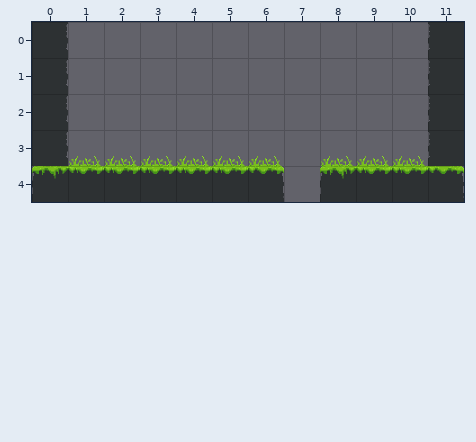
Two states of a Tiled map, android/assets/maps/testmap2.tmx. The picture above was drawn from the file before the commit.
Cells are 64x64 px. Shown: x 0..11, y 0..4.
Once edited:
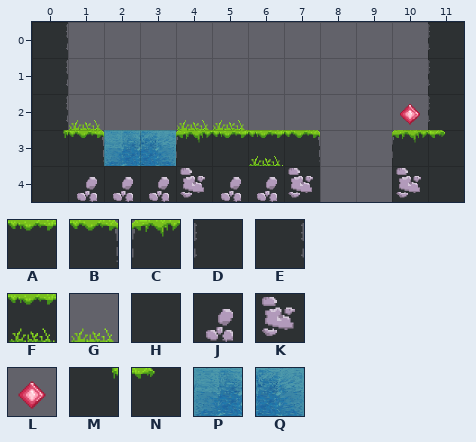
Key: from "MyTiles_64x64": A 0, B 1, C 2, D 3, E 5, F 26, G 28, H 32, J 47, K 48, L 50, M 60, N 63; from "water": P 0, Q 2.
_ is an empty cell, . an unchanged one.
The edit:
--- layer "map"
@@ x 0..11 @@
-2 ._..__...._.
-3 EGGGGGG_GGGD
-4 CAAAAAB_CAAB
+2 .G..GG....L.
+3 MBPQCAFB__CN
+4 HJJJKJJK__KH
Pixel boxes of the changes (left, top, right, bottom) in both pictures:
changed: (32, 104, 464, 202)
